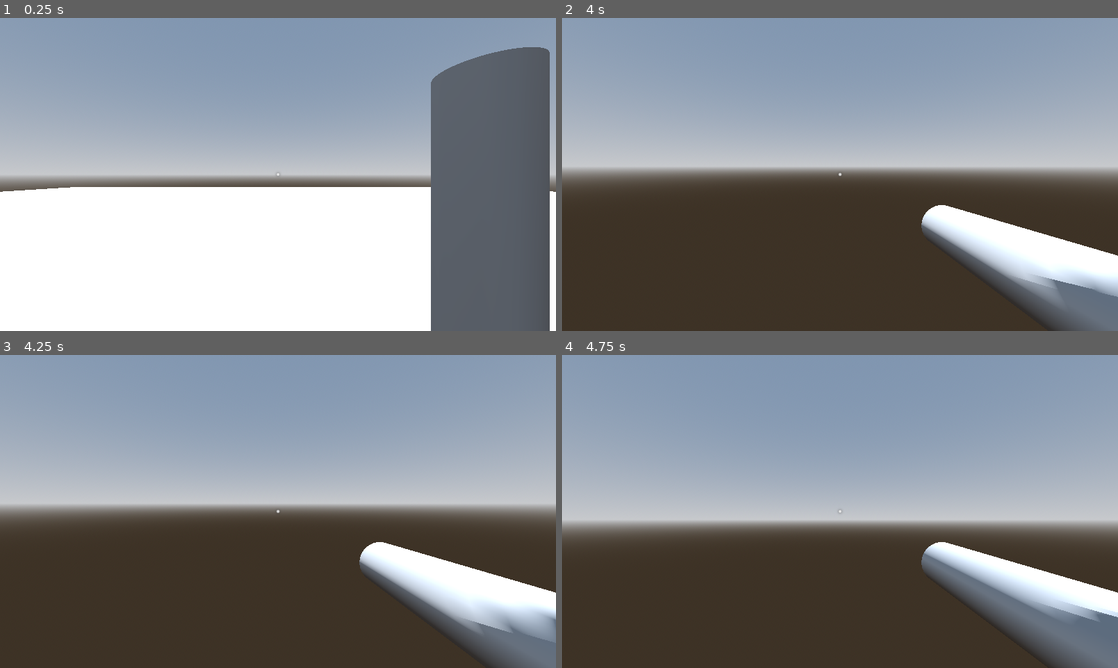
Above: before the commit, frames 1-4 (two rows, left to right).
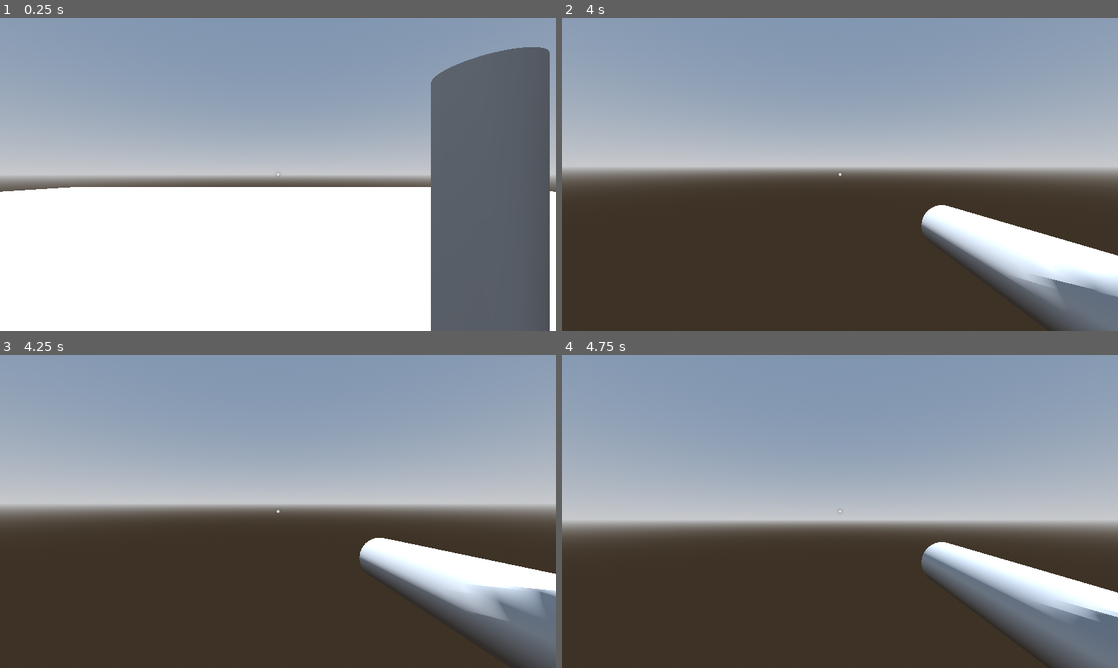
Above: after the commit, the same moments.

Repository: piksalchaos/spadooshka
Game: Godot game, scene res://scenes/test_world.tscn
The game is run twice, just before and just after one commit, with the same random seed, the same clock (stepped at 60 frames per second) and the same inputs.
Inputs (mouse positions are in pixels of both pictures, inside the frame that each line leads up to):
- Up to frame 1 (0.25 s): no input
- Up to frame 2 (4 s): move the mouse to (867, 174) at 0.52 s; press the mouse at (867, 174) at 0.53 s; hold W (forward) from 0.53 s (still down); tap Space (jump) at 0.77, 1.52, 3.02, 3.77 s; move the mouse to (812, 174) at 1.27 s; release the mouse at (812, 174) at 1.28 s; click (812, 174) at 1.35 s; move the mouse to (851, 168) at 2.02 s; press the mouse at (851, 168) at 2.03 s; move the mouse to (834, 180) at 2.77 s; release the mouse at (834, 180) at 2.78 s; click (834, 180) at 2.85 s; move the mouse to (878, 177) at 3.52 s; press the mouse at (878, 177) at 3.53 s
- Up to frame 3 (4.25 s): keep holding W (forward); tap R (reload) at 4.15 s
- Up to frame 4 (4.75 s): keep holding W (forward); move the mouse to (795, 508) at 4.27 s; release the mouse at (795, 508) at 4.28 s; click (795, 508) at 4.35 s; tap Space (jump) at 4.52 s

Frames 1-2 are identical in both runs. In frame 3, 7.2% of the frame differs, in the area x 64-100%, y 58-100%; in frame 4, nothing differs.

Commit message:
fix gun reload animation

Diff:
--- a/scenes/gun.gd
+++ b/scenes/gun.gd
@@ -38,6 +38,7 @@
 
 func reload():
 	$ReloadTimer.start()
+	$AnimationPlayer.stop()
 	$AnimationPlayer.play("gun/reload")
 
 func play_shoot_effects():
